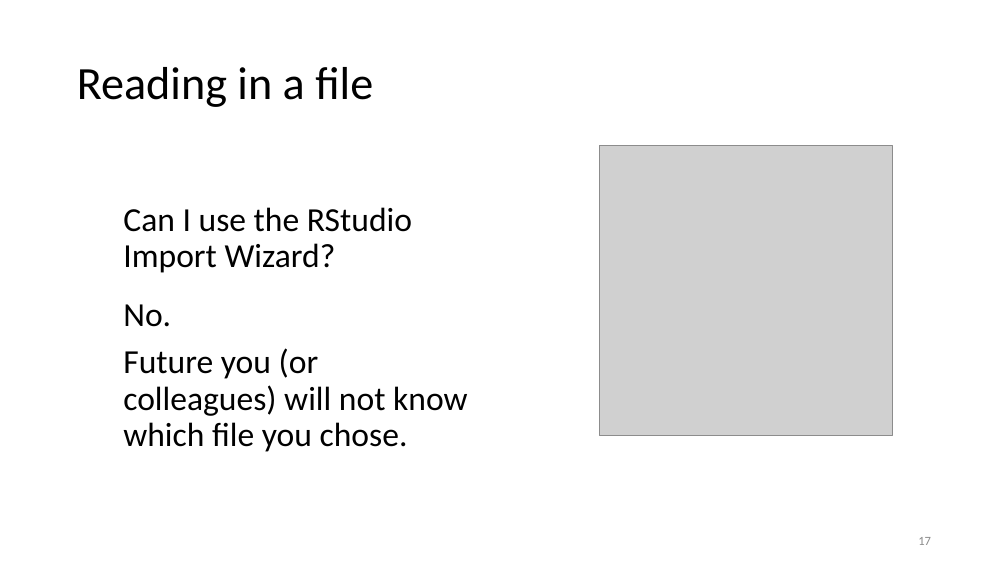
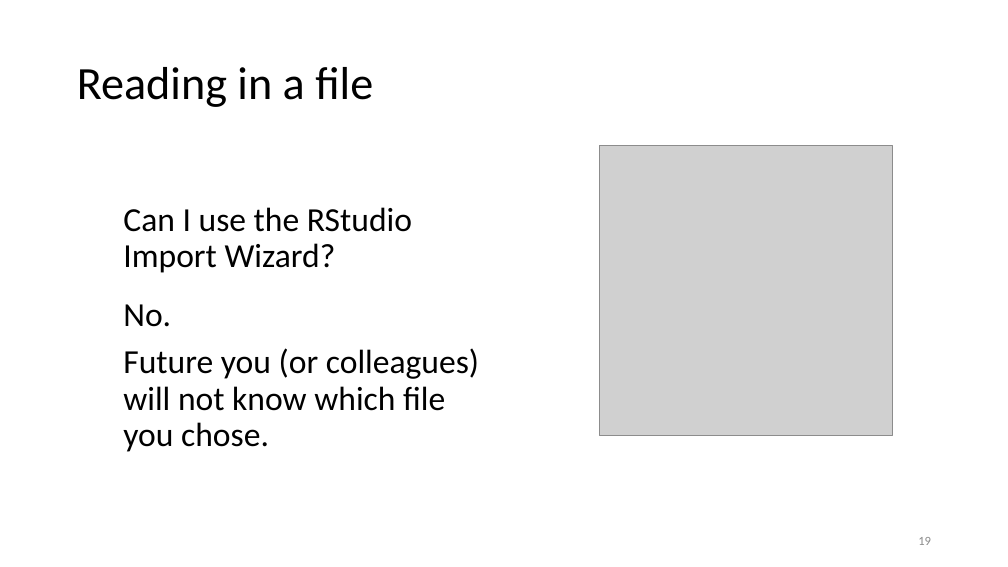
Before and after one commit to justinpriest/ADFG_R_Intro_Workshop, a slide deck: slide 19 of presentations/5 – Reading Real Data.pptx (slide 17 before the commit). Drawn at 1008x567 pixels with LibreOffice and Linux fonts; fonts in the diff are those of the drawing; grey boxes stand for pictures. Boxes give left, top, right and bottom in pixels: in the first picture for what was removed or moved away, otherwise in the second. Text is boxed around its words. In the diff, an @@ line names an element or a change of style, - is before the commit and + after.

```diff
--- a/presentations/5 – Reading Real Data.pptx
+++ b/presentations/5 – Reading Real Data.pptx
@@ text "Can I use the RStudio ..." rewrapped from (123, 207, 467, 452) to (123, 207, 479, 452) @@
@@ page number at (918, 537, 931, 545): text changed @@
-17
+19
```
Also in this commit, not shown: 4 other slides changed, 3 slides added, 2 other files.
